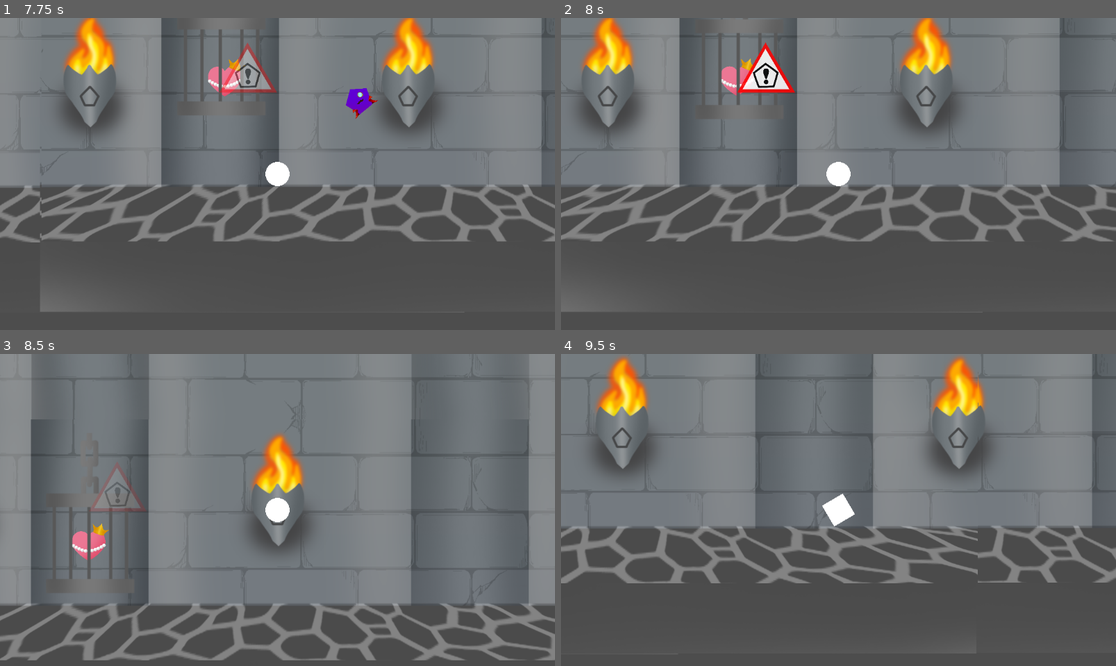
Above: before the commit, frames 1-4 (two rows, left to right).
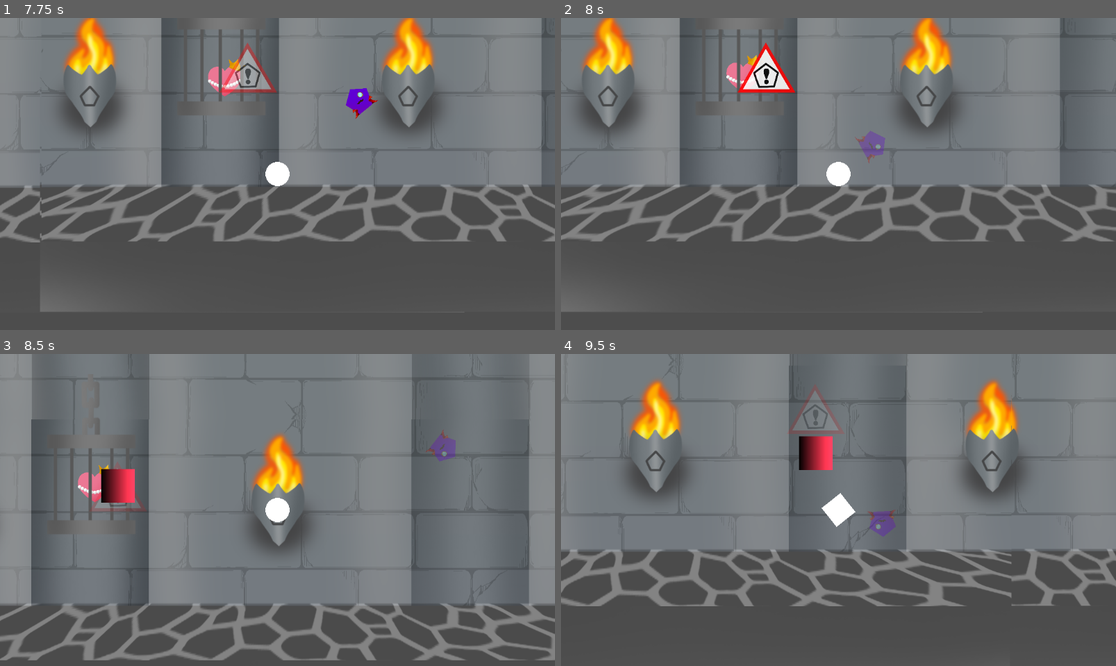
Above: after the commit, the same moments.

Repository: vmaye002-debug/shape-shifter
Game: Godot game, scene res://BossLevel.tscn
Two runs of this game, one before a commit and one after it. Both use one fixed random seed, a clock stepped at 60 frames per second and the inputs below. This scene is started directly instead of the project's main scene.
Inputs:
- Up to frame 1 (7.75 s): hold D (right) 0.53-1.28 s; hold 3 (circle) 0.53-1.28 s; hold A (left) 1.28-2.03 s; tap Space (space) at 1.35, 4.35 s; hold 1 (square) 2.03-2.78 s; hold D (right) 2.03-3.53 s; tap 2 (triangle) at 2.85, 5.85 s; hold 3 (circle) 3.53-4.28 s; hold A (left) 3.53-5.78 s; hold 1 (square) 5.03-5.78 s; hold D (right) 5.78-6.5 s; click "Restart" at 6.5 s; hold D (right) from 7.28 s (still down); hold 3 (circle) from 7.28 s (still down)
- Up to frame 2 (8 s): keep holding D (right); keep holding 3 (circle)
- Up to frame 3 (8.5 s): keep holding D (right); release 3 (circle) at 8.03 s; tap Space (space) at 8.1 s
- Up to frame 4 (9.5 s): release D (right) at 8.78 s; hold A (left) from 8.78 s (still down); hold 1 (square) from 8.78 s (still down)

Frame 1 is identical in both runs. In frame 2, 0.7% of the frame differs, in the area x 4-71%, y 3-47%; in frame 3, 2.2%; in frame 4, 31%, in the area x 0-100%, y 0-81%.

Commit message:
123 boss and ending mono

Diff:
--- a/BossLevel.tscn
+++ b/BossLevel.tscn
@@ -19,6 +19,33 @@
 
 [sub_resource type="RectangleShape2D" id="RectangleShape2D_hu5q4"]
 size = Vector2(2000, 77)
+
+[sub_resource type="Animation" id="Animation_mrcxj"]
+length = 0.001
+tracks/0/type = "value"
+tracks/0/imported = false
+tracks/0/enabled = true
+tracks/0/path = NodePath("Node2D:position")
+tracks/0/interp = 1
+tracks/0/loop_wrap = true
+tracks/0/keys = {
+"times": PackedFloat32Array(0),
+"transitions": PackedFloat32Array(1),
+"update": 0,
+"values": [Vector2(0, 0)]
+}
+tracks/1/type = "value"
+tracks/1/imported = false
+tracks/1/enabled = true
+tracks/1/path = NodePath("Node2D/PrincessHeart:position")
+tracks/1/interp = 1
+tracks/1/loop_wrap = true
+tracks/1/keys = {
+"times": PackedFloat32Array(0),
+"transitions": PackedFloat32Array(1),
+"update": 0,
+"values": [Vector2(322, 283)]
+}
 
 [sub_resource type="Animation" id="Animation_3cqon"]
 resource_name = "princessNickCage"
@@ -45,33 +72,6 @@
 "transitions": PackedFloat32Array(1, 1, 1),
 "update": 0,
 "values": [Vector2(310, 290), Vector2(311.98947, 291.76315), Vector2(488, 319)]
-}
-
-[sub_resource type="Animation" id="Animation_mrcxj"]
-length = 0.001
-tracks/0/type = "value"
-tracks/0/imported = false
-tracks/0/enabled = true
-tracks/0/path = NodePath("Node2D:position")
-tracks/0/interp = 1
-tracks/0/loop_wrap = true
-tracks/0/keys = {
-"times": PackedFloat32Array(0),
-"transitions": PackedFloat32Array(1),
-"update": 0,
-"values": [Vector2(0, 0)]
-}
-tracks/1/type = "value"
-tracks/1/imported = false
-tracks/1/enabled = true
-tracks/1/path = NodePath("Node2D/PrincessHeart:position")
-tracks/1/interp = 1
-tracks/1/loop_wrap = true
-tracks/1/keys = {
-"times": PackedFloat32Array(0),
-"transitions": PackedFloat32Array(1),
-"update": 0,
-"values": [Vector2(322, 283)]
 }
 
 [sub_resource type="AnimationLibrary" id="AnimationLibrary_wspy4"]
@@ -159,7 +159,7 @@
 
 [node name="cant COUNT this boss" parent="." node_paths=PackedStringArray("triangle_area", "square_area") instance=ExtResource("4_7b2gy")]
 position = Vector2(837, 460)
-health = 1
+health = 3
 spawn_rate = 1.0
 warning_scene = ExtResource("6_prt80")
 triangle_area = NodePath("../Triangle")
--- a/EndingMonalogue.tscn
+++ b/EndingMonalogue.tscn
@@ -2,8 +2,8 @@
 
 [node name="Node2D" type="Node2D"]
 
-[node name="Control" type="Control" parent="."]
-layout_mode = 3
-anchors_preset = 0
+[node name="CanvasLayer" type="CanvasLayer" parent="."]
+
+[node name="RichTextLabel" type="RichTextLabel" parent="CanvasLayer"]
 offset_right = 40.0
 offset_bottom = 40.0
--- a/boss_pentagon.gd
+++ b/boss_pentagon.gd
@@ -63,7 +63,7 @@
 
 func _start_invulnerability() -> void:
 	is_invulnerable = true
-	modulate.a = 0.5
+	modulate.a = 0.3
 
 	await get_tree().create_timer(1.0).timeout
 
Not shown: 1 places in BossLevel.tscn that only renumber resources
Not shown, added: export_presets.cfg
